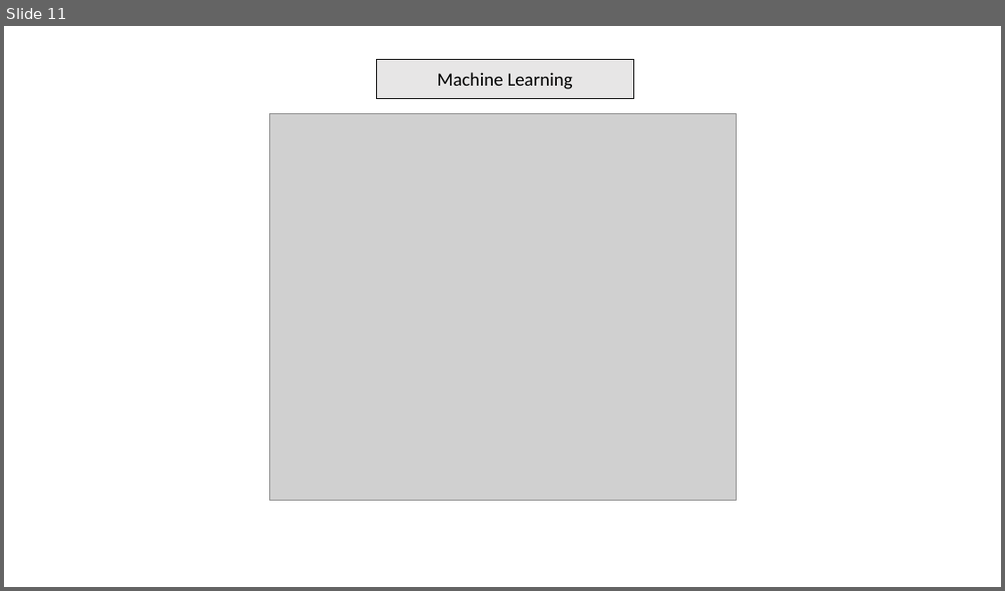
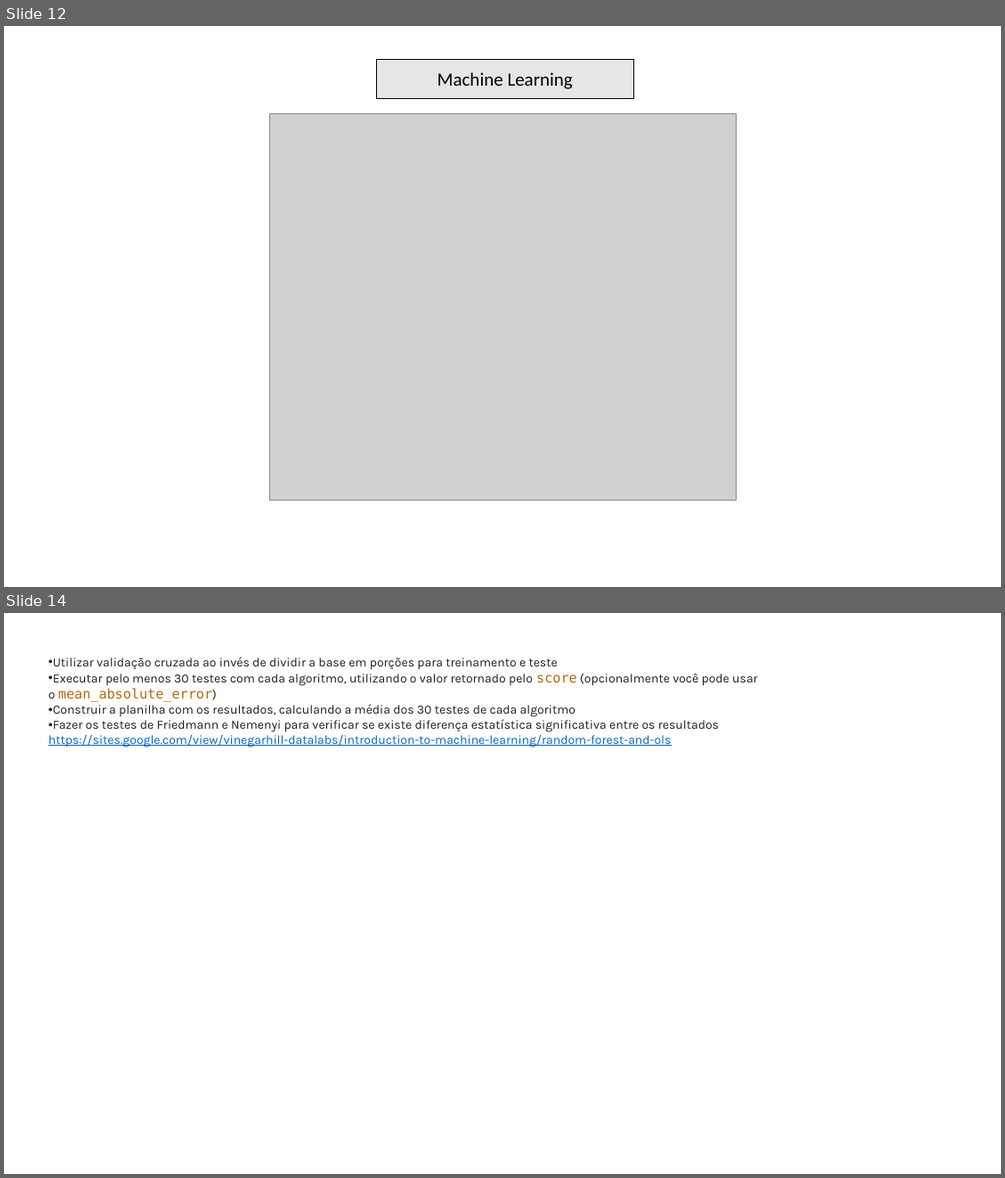
Before and after one commit to jonavicius-marcio/data_science, a slide deck: type model.pptx. Shown one above the other, each under a label of ours: slide 11 before the commit, slides 12 and 14 after it; the slides between them are not shown. The pictures are 1005x591 and 1005x1178 pixels, drawn with LibreOffice and Linux fonts; fonts in the diff are those of the drawing; grey boxes stand for pictures. Boxes give left, top, right and bottom in pixels: in the first picture for what was removed or moved away, otherwise in the second. Text is boxed around its words. In the diff, an @@ line names an element or a change of style, - is before the commit and + after.

```diff
--- a/type model.pptx
+++ b/type model.pptx
@@ slide 14 added at (4,613,1001,1174), background #FFFFFF @@
@@ text added at (48,657,758,747), 12 pt, text #1C1D1F @@
+• Utilizar validação cruzada ao invés de dividir a base em porções para treinamento e teste
+• Executar pelo menos 30 testes com cada algoritmo, utilizando o valor retornado pelo score (opcionalmente você pode usar o mean_absolute_error)
+• Construir a planilha com os resultados, calculando a média dos 30 testes de cada algoritmo
+• Fazer os testes de Friedmann e Nemenyi para verificar se existe diferença estatística significativa entre os resultados
+https://sites.google.com/view/vinegarhill-datalabs/introduction-to-machine-learning/random-forest-and-ols
@@ what was slide 11 is now slide 12 @@
```
Also in this commit, not shown: 2 slides changed, 1 other slide added, 28 other files.
